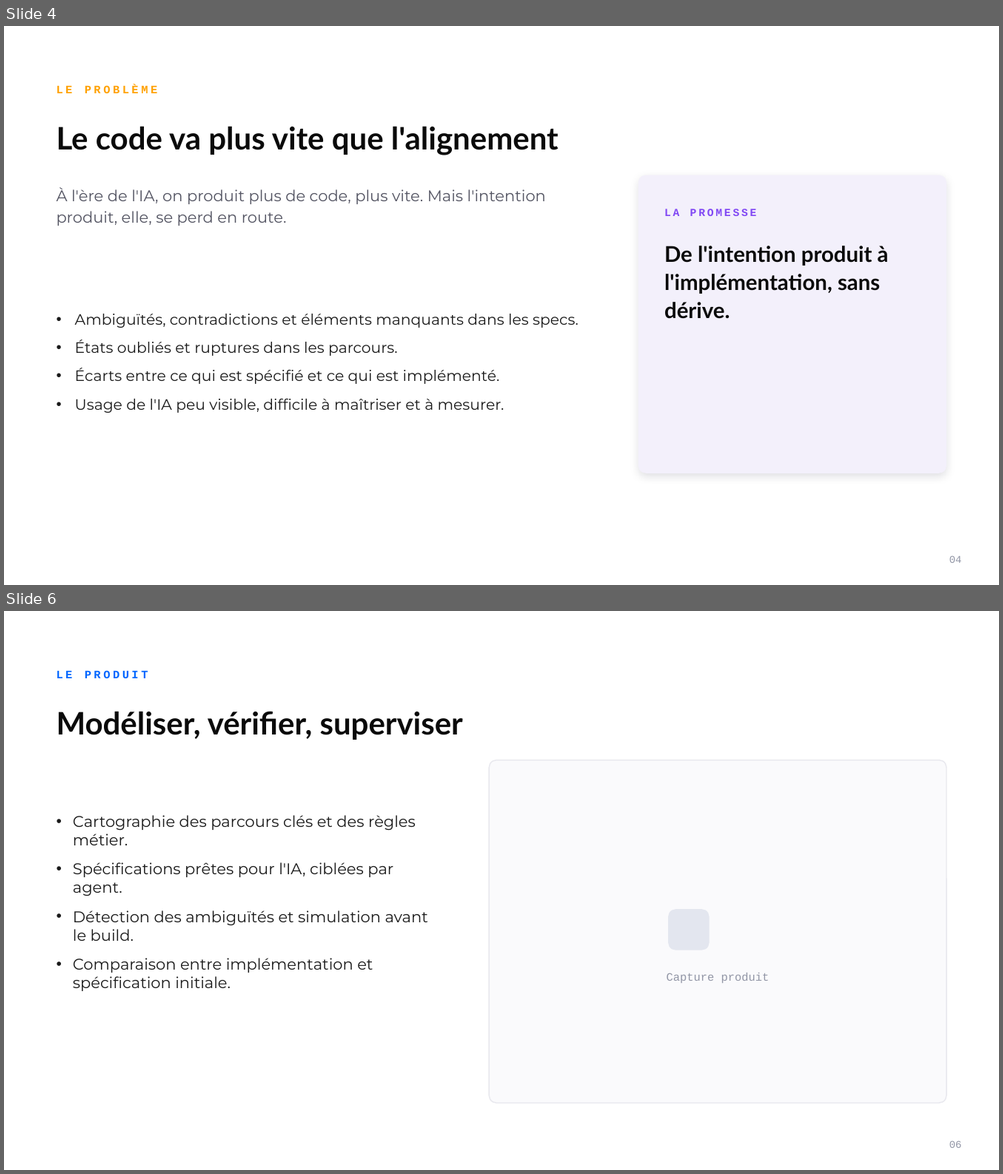
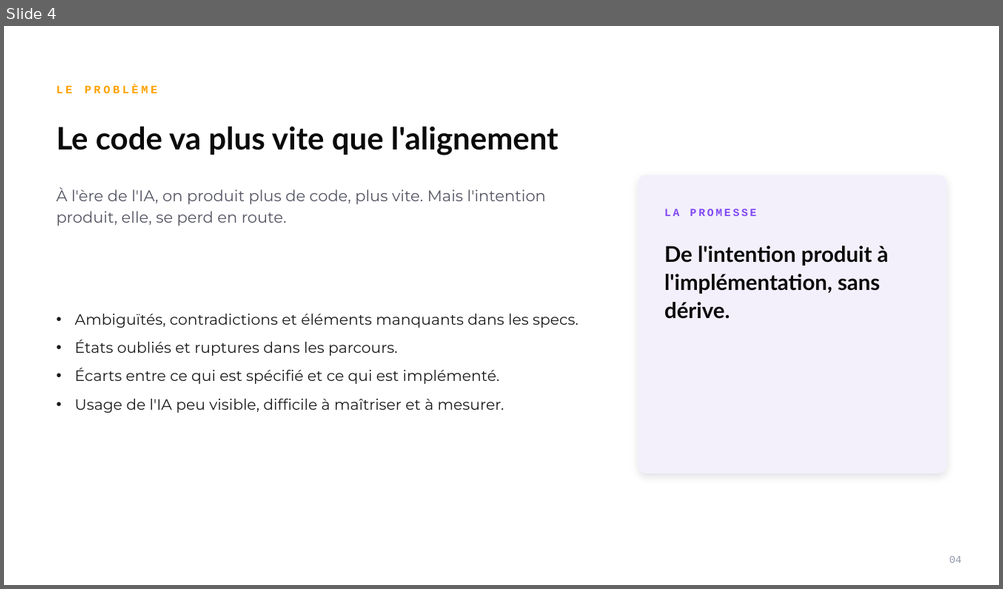
Before and after one commit to davidmabboux-jpg/lyriks-brand-hub, a slide deck: public/reference/lyriks-template.pptx. Shown one above the other, each under a label of ours: slides 4 and 6 before the commit, slide 4 after it; the slides between them are not shown. The pictures are 1003x1174 and 1003x589 pixels, drawn with LibreOffice and Linux fonts; fonts in the diff are those of the drawing. Boxes give left, top, right and bottom in pixels: in the first picture for what was removed or moved away, otherwise in the second. Text is boxed around its words. In the diff, an @@ line names an element or a change of style, - is before the commit and + after.

```diff
--- a/public/reference/lyriks-template.pptx
+++ b/public/reference/lyriks-template.pptx
@@ slide 6 removed at box(4, 611, 999, 1170), background #FFFFFF @@
@@ text removed at box(57, 670, 148, 678) @@
-LE PRODUIT
@@ text removed at box(57, 711, 463, 740) @@
-Modéliser, vérifier, superviser
@@ rounded rectangle removed at box(489, 760, 946, 1103) @@
@@ text removed at box(73, 815, 428, 991) @@
-• Cartographie des parcours clés et des règles métier.
-• Spécifications prêtes pour l'IA, ciblées par agent.
-• Détection des ambiguïtés et simulation avant le build.
-• Comparaison entre implémentation et spécification initiale.
@@ rounded rectangle removed at box(668, 909, 709, 951) @@
@@ text removed at box(666, 973, 769, 983) @@
-Capture produit
@@ text removed at box(949, 1142, 962, 1148) @@
-06
```
Also in this commit, not shown: 6 slides changed, 3 slides added, 1 other slide removed, 1 other file.
